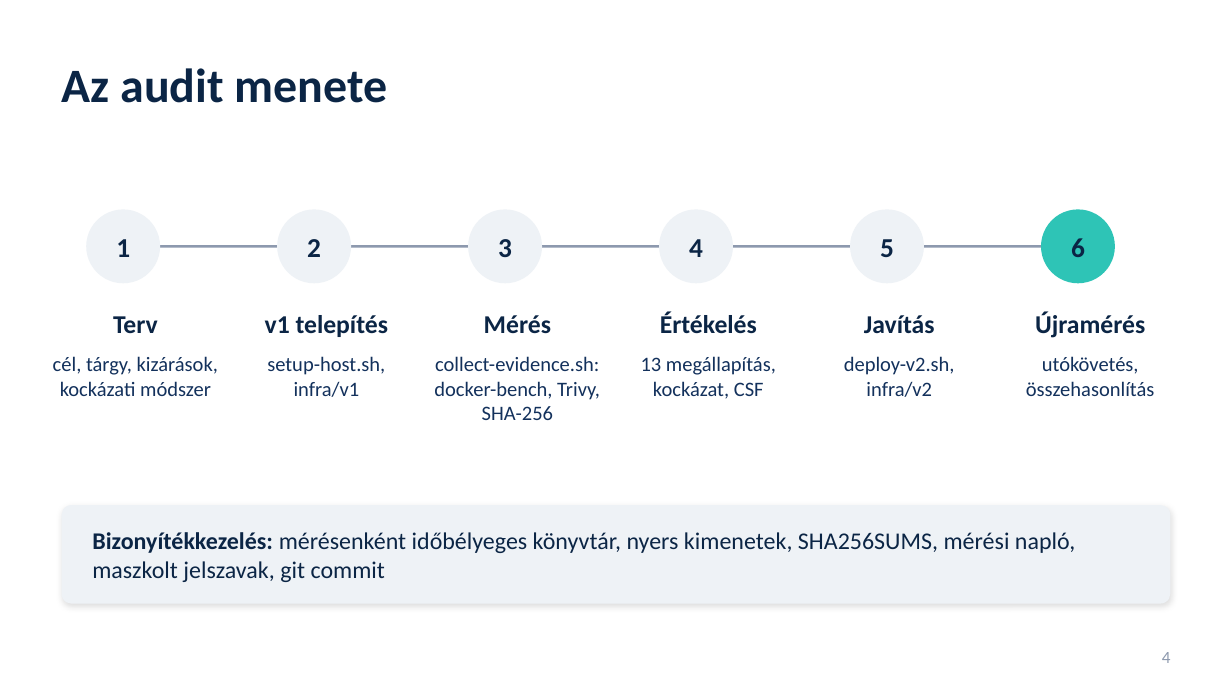
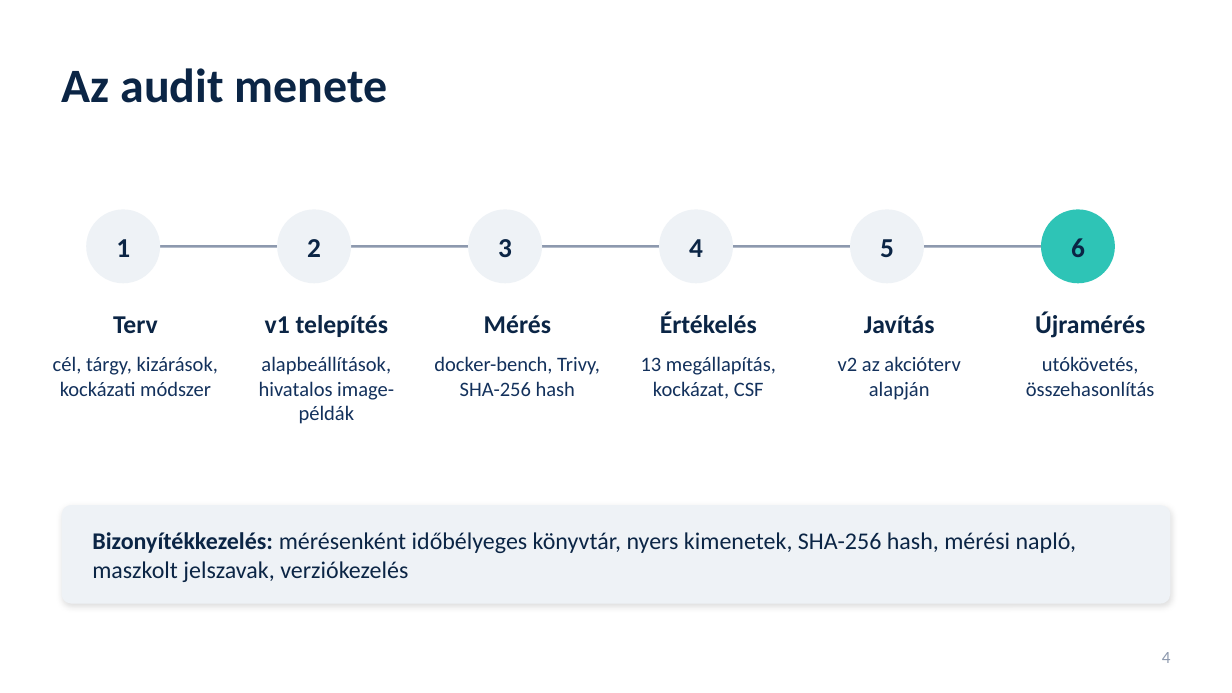
Before and after one commit to MattAnderko/audit-project, a slide deck: slide 4 of docs/prezentacio.pptx. Drawn at 1232x693 pixels with LibreOffice and Linux fonts; fonts in the diff are those of the drawing. Boxes give left, top, right and bottom in pixels: in the first picture for what was removed or moved away, otherwise in the second. Text is boxed around its words. In the diff, an @@ line names an element or a change of style, - is before the commit and + after.

```diff
--- a/docs/prezentacio.pptx
+++ b/docs/prezentacio.pptx
@@ text at (259,356,394,424): text changed @@
-setup-host.sh, infra/v1
+alapbeállítások, hivatalos image-példák
@@ text at (434,356,600,396): text changed @@
-collect-evidence.sh: docker-bench, Trivy, SHA-256
+docker-bench, Trivy, SHA-256 hash
@@ text at (838,356,960,400): text changed @@
-deploy-v2.sh, infra/v2
+v2 az akcióterv alapján
@@ text at (92,532,1076,582): text changed @@
-Bizonyítékkezelés: mérésenként időbélyeges könyvtár, nyers kimenetek, SHA256SUMS, mérési napló, maszkolt jelszavak, git commit
+Bizonyítékkezelés: mérésenként időbélyeges könyvtár, nyers kimenetek, SHA-256 hash, mérési napló, maszkolt jelszavak, verziókezelés
```
Also in this commit, not shown: 4 other files.
